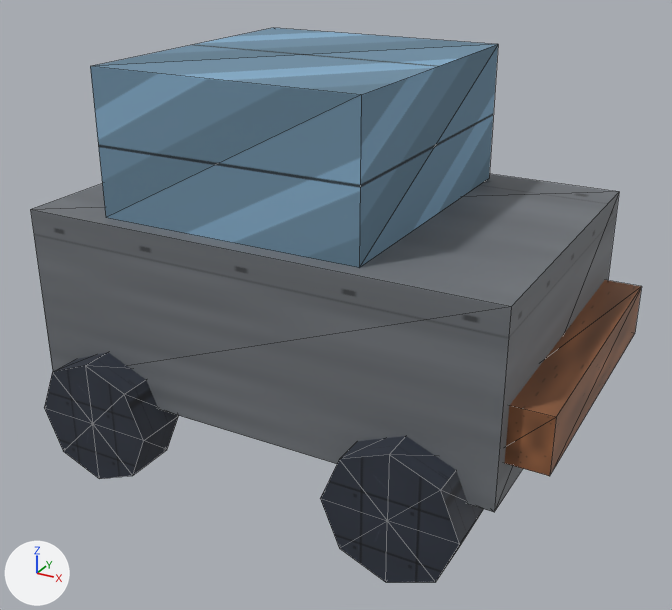
One commit to the glTF model public/assets/models/props/car-compact.glb: the scene before it, then after it.
The view is the same before and after, from a camera (50 mm lens) standing at (0.803, -1.451, 1.015) and looking at (0.025, -0.035, 0.307). The axes (+X, +Y, +Z) are drawn at lower left. The lights are the same throughout. The first picture is the older version. Mesh edges are drawn as thin lines. Where no turn or scale is listed for an object, it has been applied to the vertices. Vertices at exactly the same position are counted once.

In view in the first picture: 'body', 'bumper', 'cabin', 'wheel_1', 'wheel_3'.
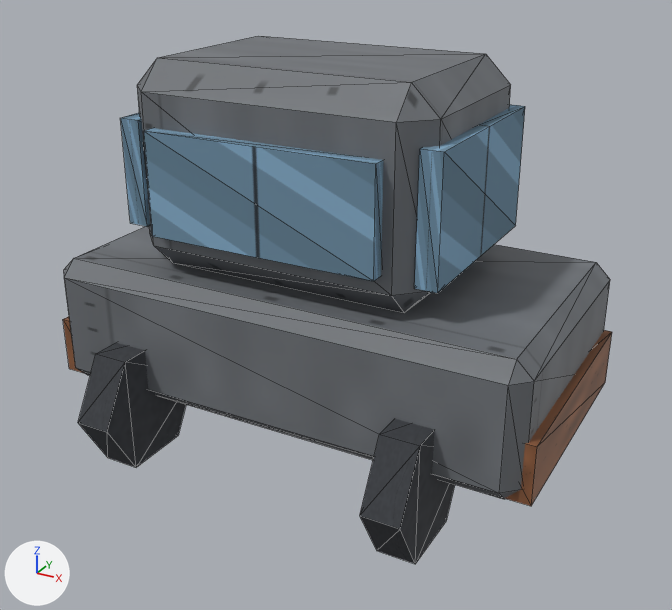
Diff of the bpy script that builds the scene:
```diff
--- a/public/assets/models/props/car-compact.glb.py
+++ b/public/assets/models/props/car-compact.glb.py
@@ me_mesh_0 @@
-me_mesh_0.from_pydata(...)  # 8 vertices, 12 faces; spans x -0.45..0.45, y -0.31..0.31, z -0.17..0.17
+me_mesh_0.from_pydata(...)  # 24 vertices, 44 faces; spans x -0.47..0.47, y -0.26..0.26, z -0.126..0.126
+# me_mesh_0 part 1: the whole mesh is rebuilt
 me_mesh_0.materials.append(mat_env_metal)
@@ me_mesh_1 @@
-me_mesh_1.from_pydata(...)  # 8 vertices, 12 faces; spans x -0.25..0.25, y -0.28..0.28, z -0.13..0.13
-me_mesh_1.materials.append(mat_env_glass)  # picture img_env_atlas_albedo_png
+me_mesh_1.from_pydata(...)  # 24 vertices, 44 faces; spans x -0.29..0.29, y -0.208..0.208, z -0.189..0.189
+# me_mesh_1 part 2: the whole mesh is rebuilt
+me_mesh_1.materials.append(mat_env_metal)  # picture img_env_atlas_albedo_png
@@ ob_body @@
 ob_body = bpy.data.objects.new('body', me_mesh_0)
-ob_body.location = (0.0, 0.0, 0.33)
+ob_body.location = (0.0, 0.0, 0.256)
@@ ob_cabin @@
 ob_cabin = bpy.data.objects.new('cabin', me_mesh_1)
-ob_cabin.location = (-0.05, 0.0, 0.63)
+ob_cabin.location = (-0.019, 0.0, 0.571)
@@ ob_bumper @@
-ob_bumper = bpy.data.objects.new('bumper', me_mesh_2)
@@ ob_wheel_1 @@
-ob_wheel_1 = bpy.data.objects.new('wheel_1', me_mesh_4)
@@ ob_wheel_3 @@
-ob_wheel_3 = bpy.data.objects.new('wheel_3', me_mesh_6)
@@ ob_wheel__0_29_l_1 @@
+ob_wheel__0_29_l_1 = bpy.data.objects.new('wheel_+0.29_l', me_wheel__0_29_l_1)  # a 6-sided cylinder along x spanning x -0.035..0.035, y -0.13..0.13, z -0.113..0.113; in mat_env_asphalt (picture img_env_atlas_albedo_png)
+ob_wheel__0_29_l_1.location = (0.291, -0.25, 0.13)
@@ ob_wheel__0_29_l @@
+ob_wheel__0_29_l = bpy.data.objects.new('wheel_-0.29_l', me_wheel__0_29_l_1.copy())
+ob_wheel__0_29_l.location = (-0.291, -0.25, 0.13)
@@ ob_bumper_b @@
+ob_bumper_b = bpy.data.objects.new('bumper_b', me_bumper_b)  # a box spanning x -0.035..0.035, y -0.234..0.234, z -0.055..0.055; in mat_env_rust (picture img_env_atlas_albedo_png)
+ob_bumper_b.location = (0.45, 0.0, 0.19)
@@ ob_bumper_f @@
+ob_bumper_f = bpy.data.objects.new('bumper_f', me_bumper_b.copy())
+ob_bumper_f.location = (-0.45, 0.0, 0.19)
@@ ob_glass_l @@
+ob_glass_l = bpy.data.objects.new('glass_l', me_glass_l)  # a box spanning x -0.22..0.22, y -0.015..0.015, z -0.094..0.094; in mat_env_glass (picture img_env_atlas_albedo_png)
+ob_glass_l.location = (-0.019, -0.218, 0.556)
@@ ob_glass_rear @@
+ob_glass_rear = bpy.data.objects.new('glass_rear', me_glass_rear)  # a box spanning x -0.02..0.02, y -0.187..0.187, z -0.098..0.098; in mat_env_glass (picture img_env_atlas_albedo_png)
+ob_glass_rear.location = (-0.309, 0.0, 0.556)
@@ ob_glass_front @@
+ob_glass_front = bpy.data.objects.new('glass_front', me_glass_front)  # a box spanning x -0.02..0.02, y -0.187..0.187, z -0.113..0.113; in mat_env_glass (picture img_env_atlas_albedo_png)
+ob_glass_front.location = (0.271, 0.0, 0.556)
```

Where the change shows, as pixel boxes (x1, y1, x2, y2) in the pictures (672 x 610 px):
'body', reshaped, moved (7% narrower, 19% shorter): before (31, 174, 619, 512); after (64, 226, 610, 499)
'cabin', reshaped, moved (8% narrower, 15% taller): before (90, 28, 498, 268); after (137, 36, 511, 313)
'glass_l', added (blue): after (144, 128, 383, 281)
'wheel_3', deleted: before (320, 436, 483, 582)
'glass_front', added (blue): after (414, 104, 525, 293)
'bumper', deleted (brown): before (504, 280, 642, 476)
'wheel_1', deleted: before (44, 352, 179, 479)
'wheel_+0.29_l', added: after (360, 419, 455, 564)
'wheel_-0.29_l', added: after (78, 343, 186, 467)
'bumper_b', added (brown): after (505, 330, 612, 506)
'glass_rear', added (blue): after (120, 113, 150, 226)
'bumper_f', added: after (63, 317, 83, 373)
